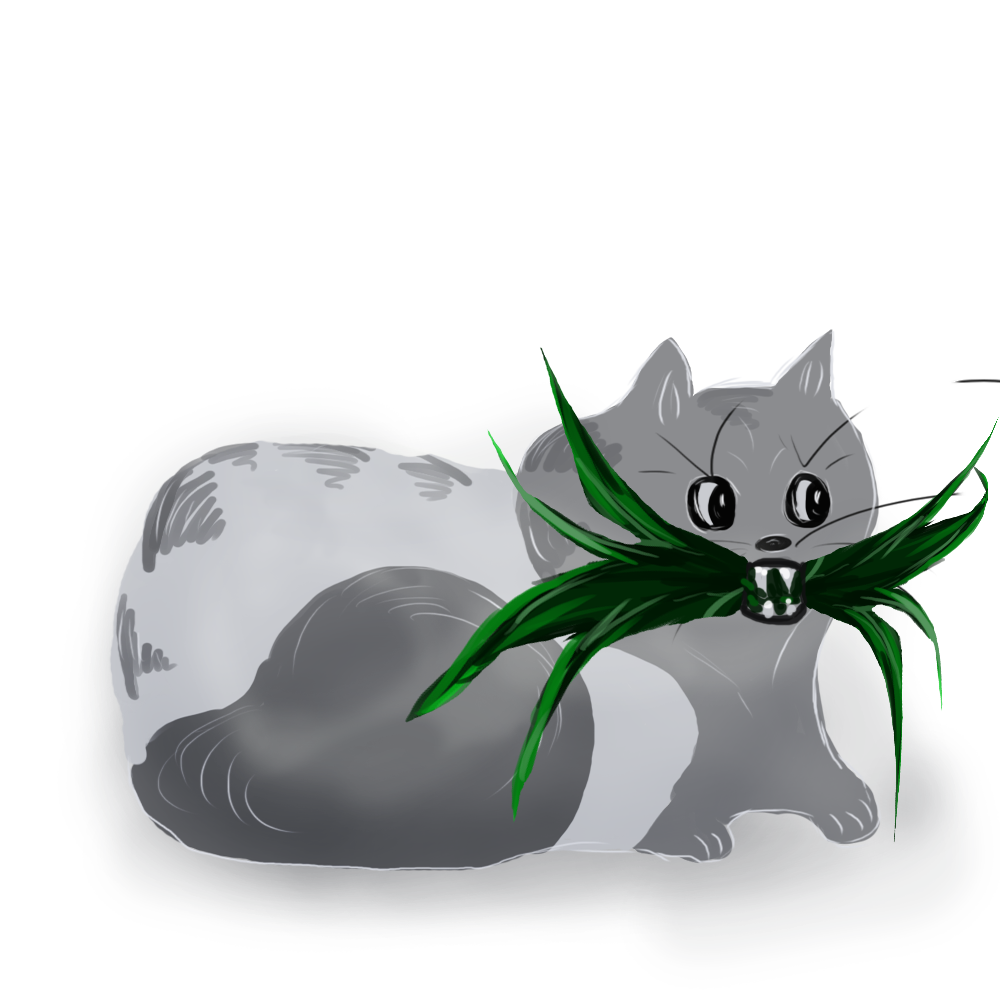
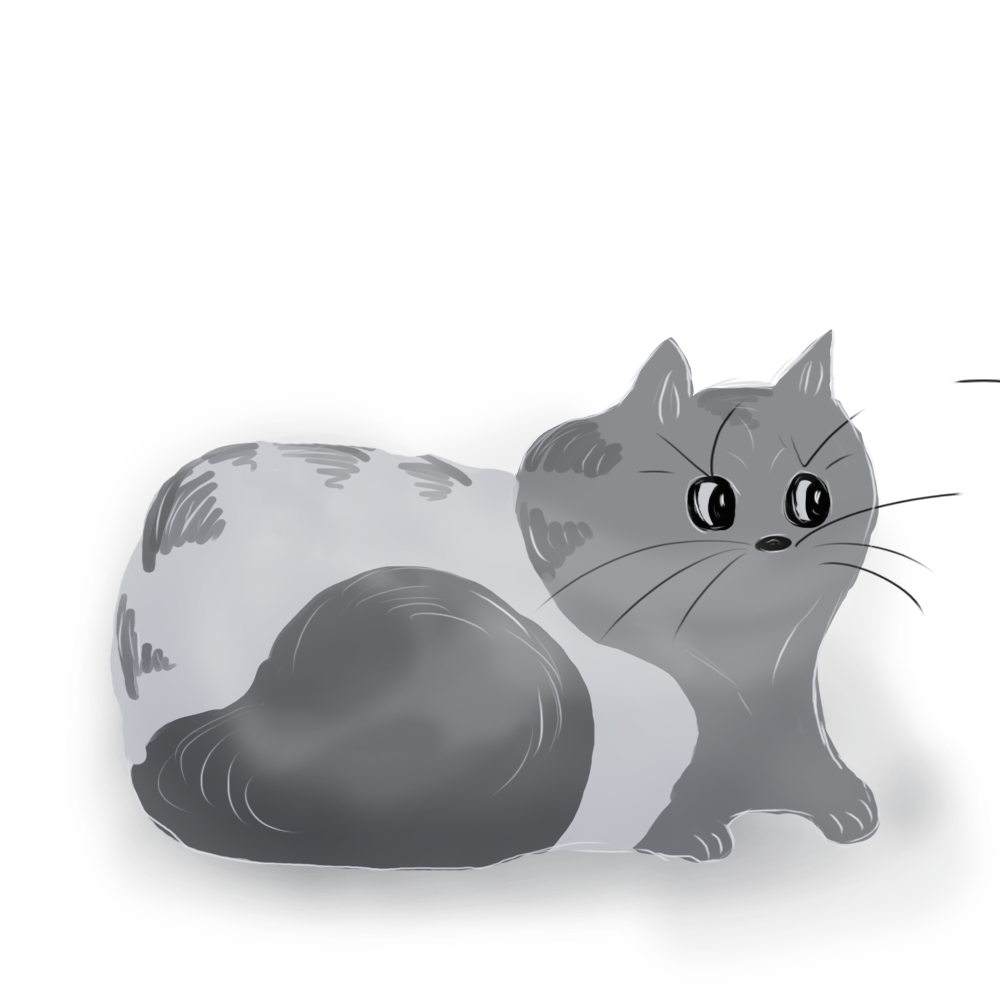
Layer changes from the first 1000px x 1000px image to the second:
hid "Layer 8" over [737, 417, 999, 844]
hid "Layer 7" over [405, 347, 750, 823]
